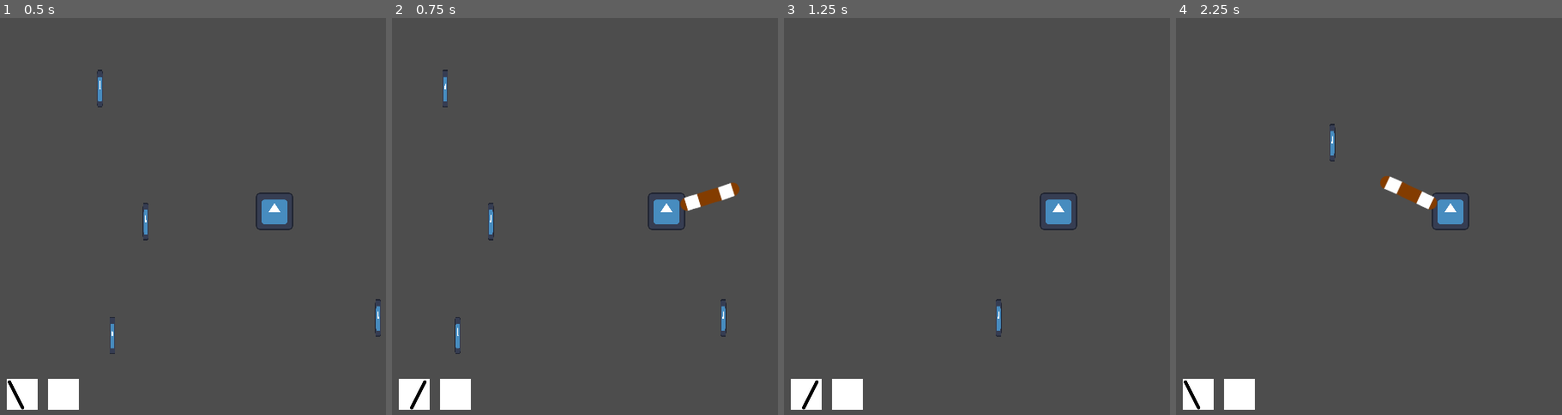
Above: before the commit, frames 1-4 (left to right).
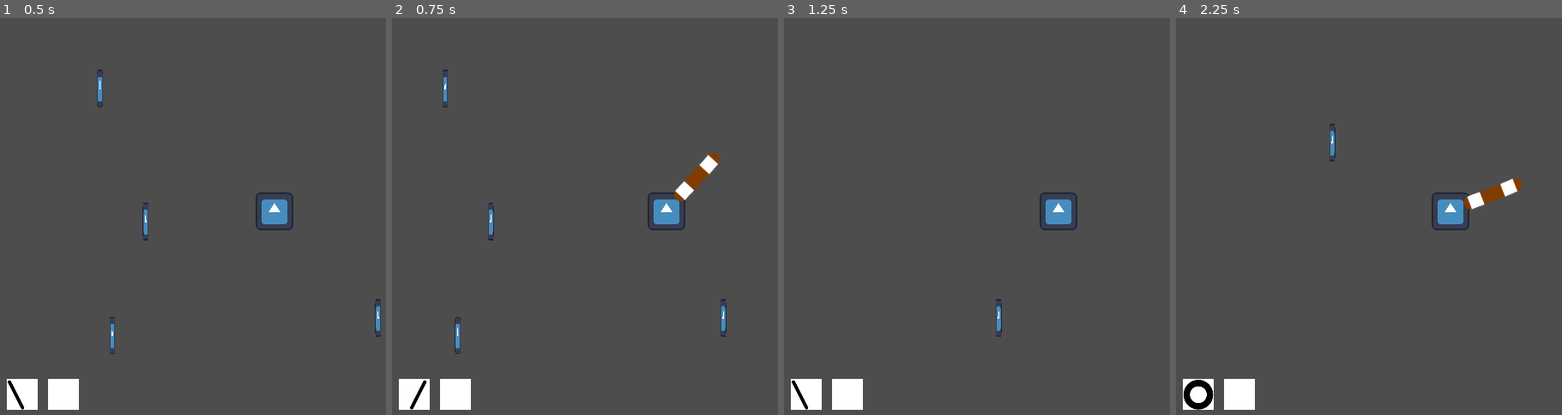
Above: after the commit, the same moments.

Repository: nonagaga/pizza-jam
Game: Godot game, scene res://Test Scenes/Entity Testing.tscn
The game is run twice, just before and just after one commit, with the same random seed, the same clock (stepped at 60 frames per second) and the same inputs. This scene is started directly instead of the project's main scene. The engine's default icon, where the game draws it, is replaced by a stand-in: a white triangle on a blue panel in a dark square.
Inputs (mouse positions are in pixels of both pictures, inside the frame that each line leads up to):
- Up to frame 1 (0.5 s): no input
- Up to frame 2 (0.75 s): tap Enter at 0.5 s; move the mouse to (outside the picture) at 0.52 s; press the mouse at (outside the picture) at 0.53 s; hold D (Move Right) from 0.53 s (still down)
- Up to frame 3 (1.25 s): keep holding D (Move Right)
- Up to frame 4 (2.25 s): move the mouse to (1341, 232) at 1.27 s; release D (Move Right) at 1.28 s; release the mouse at (1341, 232) at 1.28 s; hold S (Move Down) 1.28-2.03 s; click (1341, 232) at 1.35 s; move the mouse to (1504, 121) at 2.02 s; press the mouse at (1504, 121) at 2.03 s; hold D (Move Right) from 2.03 s (still down)

Frame 1 is identical in both runs. In frame 2, 1.1% of the frame differs, in the area x 73-90%, y 33-49%; in frame 3, 0.1%; in frame 4, 1.4%, in the area x 1-90%, y 39-99%.

Commit message:
added cooldowns

Diff:
--- a/Abilities/Ability.gd
+++ b/Abilities/Ability.gd
@@ -5,4 +5,10 @@
 
 @export var projectile: PackedScene
 
+## The cooldown for the button for this ability.
+## If the ability has an expected duration, then
+## this should be the duration at minimum.
+@export var slot_cooldown = 0.1 as float
+
 @export var combo_ability: Ability
+@export var combo_timer = 0.0 as float
--- a/Abilities/Circle Swing/CircleSwing.tres
+++ b/Abilities/Circle Swing/CircleSwing.tres
@@ -9,4 +9,6 @@
 ability_name = "Circle Swing"
 ability_icon = ExtResource("1_yh2qq")
 projectile = ExtResource("2_hgeqc")
+slot_cooldown = 0.5
+combo_timer = 1.0
 metadata/_custom_type_script = "uid://cch8y4ugk455o"
--- a/Abilities/Left Swing/Left Swing.tscn
+++ b/Abilities/Left Swing/Left Swing.tscn
@@ -11,9 +11,9 @@
 collision_mask = 0
 motion_mode = 1
 script = ExtResource("1_vl3oe")
-starting_rotation = 35.0
-ending_rotation = -35.0
-lifetime = 0.3
+starting_rotation = 45.0
+ending_rotation = -45.0
+lifetime = 0.2
 follows_owner = true
 metadata/_custom_type_script = "uid://bfe2bxvrm0ckr"
 
--- a/Abilities/Left Swing/LeftSwing.tres
+++ b/Abilities/Left Swing/LeftSwing.tres
@@ -10,5 +10,6 @@
 ability_name = "Left Swing"
 ability_icon = ExtResource("1_uaqwl")
 projectile = ExtResource("2_lrpkq")
+slot_cooldown = 0.3
 combo_ability = ExtResource("2_t2xtd")
 metadata/_custom_type_script = "uid://cch8y4ugk455o"
--- a/Abilities/Right Swing/Right Swing.tscn
+++ b/Abilities/Right Swing/Right Swing.tscn
@@ -11,9 +11,9 @@
 collision_mask = 0
 motion_mode = 1
 script = ExtResource("1_cuar2")
-starting_rotation = -35.0
-ending_rotation = 35.0
-lifetime = 0.3
+starting_rotation = -45.0
+ending_rotation = 45.0
+lifetime = 0.2
 follows_owner = true
 metadata/_custom_type_script = "uid://bfe2bxvrm0ckr"
 
--- a/Abilities/Right Swing/RightSwing.tres
+++ b/Abilities/Right Swing/RightSwing.tres
@@ -10,5 +10,7 @@
 ability_name = "Right Swing"
 ability_icon = ExtResource("1_1kaw4")
 projectile = ExtResource("3_3qm2p")
+slot_cooldown = 0.3
 combo_ability = ExtResource("2_lqkf6")
+combo_timer = 0.7
 metadata/_custom_type_script = "uid://cch8y4ugk455o"
--- a/Entities/Modules/AbilityModule.gd
+++ b/Entities/Modules/AbilityModule.gd
@@ -1,17 +1,36 @@
-
+@tool
 class_name AbilityModule extends EntityModule
 
 static var LEFT_SWING = preload("res://Abilities/Left Swing/LeftSwing.tres") as Ability
 
 @export var primary_ability: Ability
+@export var secondary_ability: Ability
+
+## Ability modifiers as percentages.
+## Gained from rougelike items, can upgrade each ability.
+@export var ability_range_mod = 0.0 as float
+@export var ability_duration_mod = 0.0 as float
+@export var ability_strength_mod = 0.0 as float
+@export var ability_cooldown_mod = 0.0 as float
+
+
 
 signal changed_primary_icon(texture: Texture2D)
 
-var secondary_ability
+
+var _slot_timer_primary = 0.0 as float
+var _combo_timer_primary = 0.0 as float
 
 func _ready() -> void:
 	swap_primary_ability(primary_ability)
 
+func _process(delta: float) -> void:
+	if _slot_timer_primary >= 0.0:
+		_slot_timer_primary -= delta
+	if _combo_timer_primary >= 0.0:
+		_combo_timer_primary -= delta
+		if _combo_timer_primary <= 0.0:
+			swap_primary_ability(LEFT_SWING)
 
 func swap_primary_ability(new_ability: Ability) -> void:
 	primary_ability = new_ability
@@ -20,9 +39,12 @@
 
 func _unhandled_input(event: InputEvent) -> void:
 	if event.is_action_pressed("Primary Ability"):
+		if _slot_timer_primary > 0.0:
+			return
 		use_primary_ability()
 
 func use_primary_ability() -> void:
+	_slot_timer_primary = primary_ability.slot_cooldown
 	var proj = primary_ability.projectile.instantiate() as AbilityProjectile
 
 	entity.add_child(proj)
@@ -31,3 +53,4 @@
 		swap_primary_ability(LEFT_SWING)
 	else:
 		swap_primary_ability(primary_ability.combo_ability)
+		_combo_timer_primary = primary_ability.combo_timer
